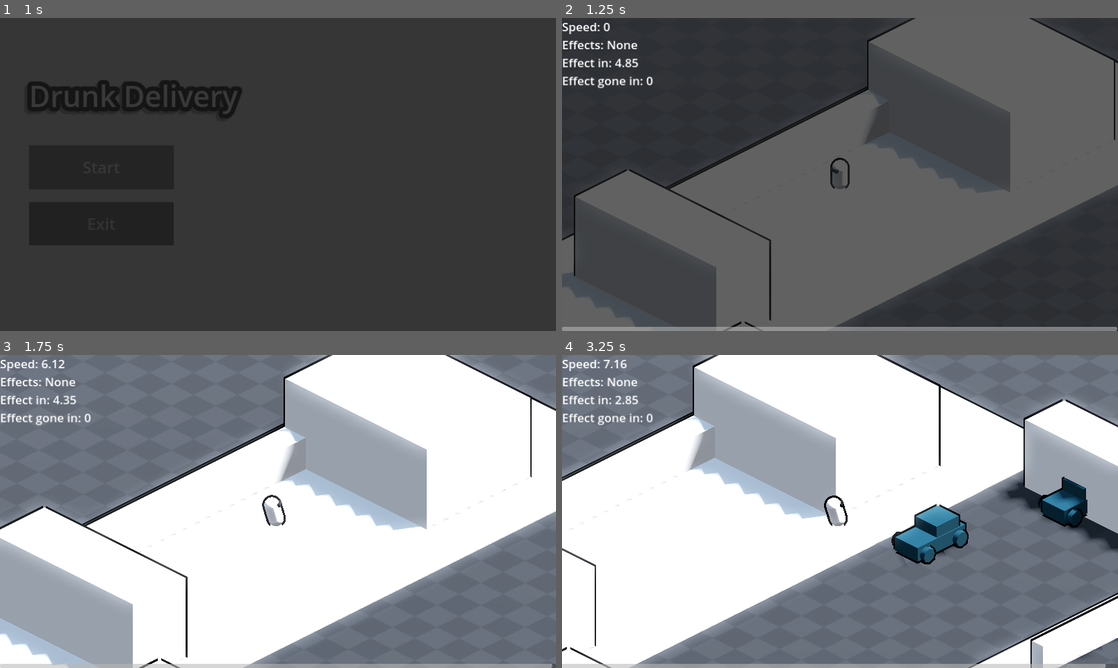
Above: before the commit, frames 1-4 (two rows, left to right).
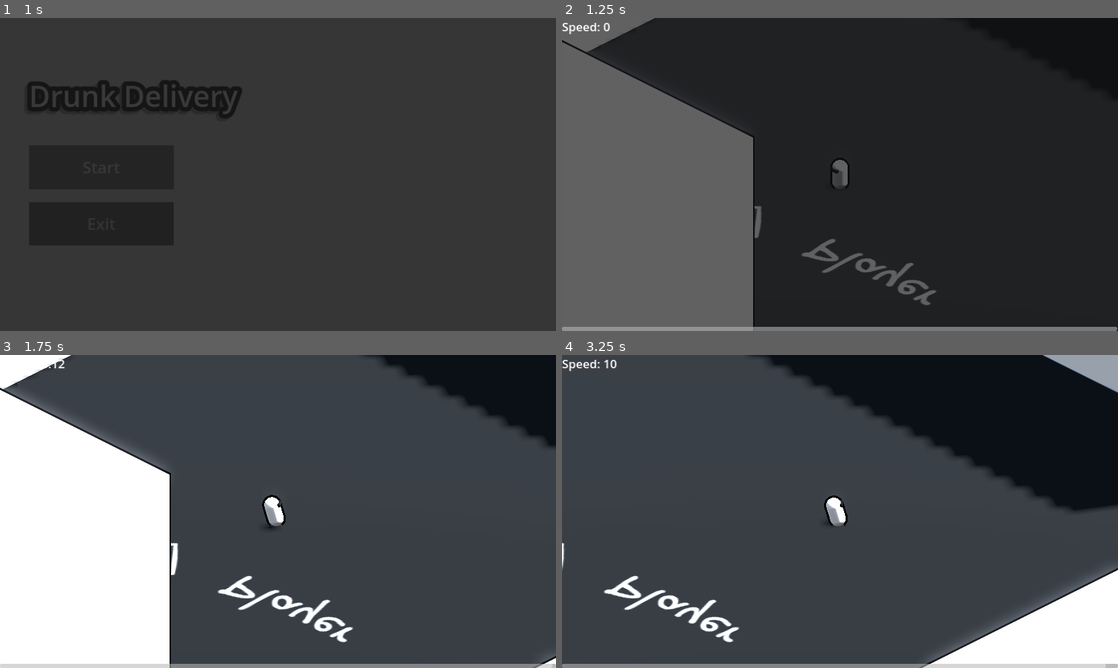
Above: after the commit, the same moments.

Repository: YordanosZt/brackeys-game-jam
Game: Godot game, scene res://UI/main_menu.tscn
Same seed, same stepped clock (60 frames per second), same inputs: the game is played once before the commit and once after it.
Inputs (mouse positions are in pixels of both pictures, inside the frame that each line leads up to):
- Up to frame 1 (1 s): click "Start" at 0.5 s
- Up to frame 2 (1.25 s): no input
- Up to frame 3 (1.75 s): tap Enter at 1.25 s; move the mouse to (400, 495) at 1.27 s; hold D (right) from 1.28 s (still down); tap Backspace at 1.35 s; click (400, 495) at 1.42 s
- Up to frame 4 (3.25 s): release D (right) at 2 s; drag from (728, 527) to (812, 574) at 2.02 s; move the mouse to (895, 442) at 2.77 s; hold D (right) from 2.78 s (still down); tap F at 2.85 s

Frame 1 is identical in both runs. In frame 2, 65% of the frame differs, in the area x 0-100%, y 0-100%; in frame 3, 90%; in frame 4, 95%.

Commit message:
Add level graybox and buttons to pause menu

Diff:
--- a/Entities/Player/player.gd
+++ b/Entities/Player/player.gd
@@ -7,7 +7,7 @@
 var random_effects_count: int = 3
 var rand_effect_idx: int = 0
 var has_effect: bool = false
-var allow_effect: bool = true
+@export var allow_effect: bool = true
 
 var input_dir: Vector2
 var direction: Vector2
--- a/Entities/Player/player.tscn
+++ b/Entities/Player/player.tscn
@@ -31,7 +31,7 @@
 transform = Transform3D(0.707107, -0.353553, 0.612372, 0, 0.866026, 0.5, -0.707107, -0.353553, 0.612372, 0, 1, 0)
 
 [node name="Camera3D" type="Camera3D" parent="CameraPivot"]
-transform = Transform3D(1, 0, 0, 0, 1, 0, 0, 0, 1, 0, 0, 50)
+transform = Transform3D(1, 0, 0, 0, 1, 0, 0, 0, 1, 0, 0, 100)
 projection = 1
 size = 20.0
 near = 0.001
--- a/Scenes/level.gd
+++ b/Scenes/level.gd
@@ -1,7 +1,4 @@
 extends Node3D
-
-var is_paused: bool = false
-@onready var pause_menu: PanelContainer = %PauseMenu
 
 @export var max_time: float = 100.0
 @onready var current_time: float = max_time
@@ -11,17 +8,10 @@
 	time_bar.value = (current_time / max_time) * 100.0
 
 func _process(delta: float) -> void:
-	handle_pause()
 	handle_restart()
 
 	if current_time > 0:
 		handle_time_pressure(delta)
-
-func handle_pause() -> void:
-	if Input.is_action_just_pressed("pause"):
-		is_paused = !is_paused
-		Engine.time_scale = 0 if is_paused else 1
-		pause_menu.visible = is_paused
 
 func handle_restart() -> void:
 	if Input.is_action_just_pressed("restart"):
--- a/Scenes/world.tscn
+++ b/Scenes/world.tscn
@@ -1,10 +1,11 @@
-[gd_scene load_steps=28 format=3 uid="uid://depptuwko0flo"]
+[gd_scene load_steps=32 format=3 uid="uid://depptuwko0flo"]
 
 [ext_resource type="Script" path="res://Scenes/level.gd" id="1_118dv"]
 [ext_resource type="Texture2D" uid="uid://ck5ilcyatnqww" path="res://Assets/Textures/Prototype/Dark/texture_09.png" id="1_vxdwd"]
 [ext_resource type="PackedScene" uid="uid://lucm30hvu5ua" path="res://Entities/Player/player.tscn" id="2_awfes"]
 [ext_resource type="Texture2D" uid="uid://yaffm40y2efa" path="res://Assets/Textures/Prototype/Orange/texture_06.png" id="3_lmven"]
 [ext_resource type="PackedScene" uid="uid://brb6rjd4g0cng" path="res://Reusables/Item/delivery_item.tscn" id="4_a2wja"]
+[ext_resource type="Texture2D" uid="uid://bf4sow5ssn87n" path="res://Assets/Brackey's Game Jam.png" id="4_wlnsc"]
 [ext_resource type="PackedScene" uid="uid://cnu1ovuvexvsk" path="res://Reusables/Triggers/delivery_place.tscn" id="5_jyu0a"]
 [ext_resource type="Material" uid="uid://bg8mb72pem86x" path="res://Shaders/perfect_outline.tres" id="5_lf8yg"]
 [ext_resource type="PackedScene" uid="uid://cv1htmqwp4c0" path="res://Entities/Obstacles/Crowd/crowd.tscn" id="7_v5sha"]
@@ -12,6 +13,7 @@
 [ext_resource type="PackedScene" uid="uid://ba4o2w5oylmo3" path="res://Entities/Obstacles/Car/car.tscn" id="9_0q6y6"]
 [ext_resource type="PackedScene" uid="uid://lkuvduowuktr" path="res://Entities/Obstacles/Dog/dog.tscn" id="10_ytiwx"]
 [ext_resource type="PackedScene" uid="uid://ch6teikhi35gc" path="res://Entities/Obstacles/Puddle/slippery_puddle.tscn" id="11_ywml3"]
+[ext_resource type="PackedScene" uid="uid://cfgmbestrkei0" path="res://UI/pause_menu.tscn" id="14_gnshr"]
 
 [sub_resource type="ProceduralSkyMaterial" id="ProceduralSkyMaterial_6uwx3"]
 sky_horizon_color = Color(0.64625, 0.65575, 0.67075, 1)
@@ -34,6 +36,9 @@
 [sub_resource type="BoxShape3D" id="BoxShape3D_3lv8g"]
 size = Vector3(500, 1, 500)
 
+[sub_resource type="StandardMaterial3D" id="StandardMaterial3D_fjsos"]
+albedo_texture = ExtResource("4_wlnsc")
+
 [sub_resource type="StandardMaterial3D" id="StandardMaterial3D_wajtr"]
 next_pass = ExtResource("5_lf8yg")
 albedo_texture = ExtResource("3_lmven")
@@ -53,6 +58,13 @@
 
 [sub_resource type="StandardMaterial3D" id="StandardMaterial3D_1owo8"]
 next_pass = ExtResource("5_lf8yg")
+
+[sub_resource type="Curve3D" id="Curve3D_70t38"]
+_data = {
+"points": PackedVector3Array(0, 0, 0, 0, 0, 0, -0.109234, 0, -16.4945, 0, 0, 0, 0, 0, 0, -0.327705, 0, 15.9483, 0, 0, 0, 0, 0, 0, 16.1668, 0, 16.0575, 0, 0, 0, 0, 0, 0, 15.8391, 0, -16.276, 0, 0, 0, 0, 0, 0, -0.109234, 0, -16.4945),
+"tilts": PackedFloat32Array(0, 0, 0, 0, 0)
+}
+point_count = 5
 
 [sub_resource type="Animation" id="Animation_d5txk"]
 length = 0.001
@@ -116,12 +128,8 @@
 "fadeout": SubResource("Animation_08yc4")
 }
 
-[sub_resource type="Curve3D" id="Curve3D_70t38"]
-_data = {
-"points": PackedVector3Array(0, 0, 0, 0, 0, 0, -0.109234, 0, -16.4945, 0, 0, 0, 0, 0, 0, -0.327705, 0, 15.9483, 0, 0, 0, 0, 0, 0, 16.1668, 0, 16.0575, 0, 0, 0, 0, 0, 0, 15.8391, 0, -16.276, 0, 0, 0, 0, 0, 0, -0.109234, 0, -16.4945),
-"tilts": PackedFloat32Array(0, 0, 0, 0, 0)
-}
-point_count = 5
+[sub_resource type="StandardMaterial3D" id="StandardMaterial3D_npgw5"]
+next_pass = ExtResource("5_lf8yg")
 
 [node name="World" type="Node3D"]
 script = ExtResource("1_118dv")
@@ -134,18 +142,28 @@
 shadow_enabled = true
 
 [node name="Player" parent="." instance=ExtResource("2_awfes")]
-transform = Transform3D(1, 0, 0, 0, 1, 0, 0, 0, 1, -9.31482, 0.445016, -3.00269)
+transform = Transform3D(1, 0, 0, 0, 1, 0, 0, 0, 1, -80.6921, 0.445016, 161.63)
+allow_effect = false
 
 [node name="Env" type="Node3D" parent="."]
+metadata/_edit_lock_ = true
+metadata/_edit_group_ = true
 
 [node name="Ground" type="CSGBox3D" parent="Env"]
-size = Vector3(500, 1, 500)
+transform = Transform3D(1, 0, 0, 0, 1, 0, 0, 0, 1, 45.9332, 0, 20.3156)
+size = Vector3(135, 1, 105)
 material = SubResource("StandardMaterial3D_a13nc")
 
 [node name="StaticBody3D" type="StaticBody3D" parent="Env/Ground"]
 
 [node name="CollisionShape3D" type="CollisionShape3D" parent="Env/Ground/StaticBody3D"]
 shape = SubResource("BoxShape3D_3lv8g")
+
+[node name="Ground2" type="CSGBox3D" parent="Env"]
+transform = Transform3D(-4.37114e-08, 0, -1, 0, 1, 0, 1, 0, -4.37114e-08, 106.72, 0, 161.393)
+material_override = SubResource("StandardMaterial3D_fjsos")
+size = Vector3(138.326, 1, 500)
+material = SubResource("StandardMaterial3D_a13nc")
 
 [node name="Block" type="CSGBox3D" parent="Env"]
 transform = Transform3D(1, 0, 0, 0, 1, 0, 0, 0, 1, 59.6052, 3, 1.65956)
@@ -324,6 +342,23 @@
 material_override = SubResource("StandardMaterial3D_1owo8")
 use_collision = true
 size = Vector3(1, 3.12549, 18.9087)
+
+[node name="CarSpawner" parent="Env" instance=ExtResource("8_2xre1")]
+transform = Transform3D(1, 0, 0, 0, 1, 0, 0, 0, 1, 9.51642, 0, 0)
+spawn_item = ExtResource("9_0q6y6")
+
+[node name="Dog" parent="Env" node_paths=PackedStringArray("path") instance=ExtResource("10_ytiwx")]
+transform = Transform3D(1, 0, 0, 0, 1, 0, 0, 0, 1, 50.3276, 1, 6.61414)
+path = NodePath("Path3D/PathFollow3D")
+
+[node name="Path3D" type="Path3D" parent="Env/Dog"]
+curve = SubResource("Curve3D_70t38")
+
+[node name="PathFollow3D" type="PathFollow3D" parent="Env/Dog/Path3D"]
+transform = Transform3D(-0.999977, 0, 0.00673399, 0, 1, 0, -0.00673399, 0, -0.999977, -0.109234, 0, -16.4945)
+
+[node name="SlipperyPuddle" parent="Env" instance=ExtResource("11_ywml3")]
+transform = Transform3D(1, 0, 0, 0, 1, 0, 0, 0, 1, 56.5676, 0.341675, 37.8175)
 
 [node name="CanvasLayer" type="CanvasLayer" parent="."]
 
@@ -341,23 +376,7 @@
 }
 autoplay = "fadeout"
 
-[node name="PauseMenu" type="PanelContainer" parent="CanvasLayer"]
-unique_name_in_owner = true
-visible = false
-anchors_preset = 15
-anchor_right = 1.0
-anchor_bottom = 1.0
-grow_horizontal = 2
-grow_vertical = 2
-
-[node name="CenterContainer" type="CenterContainer" parent="CanvasLayer/PauseMenu"]
-layout_mode = 2
-
-[node name="Label" type="Label" parent="CanvasLayer/PauseMenu/CenterContainer"]
-layout_mode = 2
-theme_override_constants/outline_size = 120
-theme_override_font_sizes/font_size = 141
-text = "Game Paused!"
+[node name="PauseMenu" parent="CanvasLayer" instance=ExtResource("14_gnshr")]
 
 [node name="HBoxContainer" type="HBoxContainer" parent="CanvasLayer"]
 anchors_preset = 12
@@ -375,19 +394,224 @@
 size_flags_horizontal = 3
 show_percentage = false
 
-[node name="CarSpawner" parent="." instance=ExtResource("8_2xre1")]
-transform = Transform3D(1, 0, 0, 0, 1, 0, 0, 0, 1, 9.51642, 0, 0)
-spawn_item = ExtResource("9_0q6y6")
-
-[node name="Dog" parent="." node_paths=PackedStringArray("path") instance=ExtResource("10_ytiwx")]
-transform = Transform3D(1, 0, 0, 0, 1, 0, 0, 0, 1, 50.3276, 1, 6.61414)
-path = NodePath("Path3D/PathFollow3D")
-
-[node name="Path3D" type="Path3D" parent="Dog"]
-curve = SubResource("Curve3D_70t38")
-
-[node name="PathFollow3D" type="PathFollow3D" parent="Dog/Path3D"]
-transform = Transform3D(-0.999977, 0, 0.00673399, 0, 1, 0, -0.00673399, 0, -0.999977, -0.109234, 0, -16.4945)
-
-[node name="SlipperyPuddle" parent="." instance=ExtResource("11_ywml3")]
-transform = Transform3D(1, 0, 0, 0, 1, 0, 0, 0, 1, 56.5676, 0.341675, 37.8175)
+[node name="CSGBox3D" type="CSGBox3D" parent="."]
+transform = Transform3D(1, 0, 0, 0, 1, 0, 0, 0, 1, -79.8971, 13.9125, 212.191)
+material_override = SubResource("StandardMaterial3D_npgw5")
+use_collision = true
+size = Vector3(49.6494, 28.825, 34.1989)
+
+[node name="CSGBox3D2" type="CSGBox3D" parent="."]
+transform = Transform3D(1, 0, 0, 0, 1, 0, 0, 0, 1, -79.8971, 13.9125, 110.92)
+material_override = SubResource("StandardMaterial3D_npgw5")
+use_collision = true
+size = Vector3(49.6494, 28.825, 34.1989)
+
+[node name="CSGBox3D3" type="CSGBox3D" parent="."]
+transform = Transform3D(1, 0, 0, 0, 1, 0, 0, 0, 1, -123.678, 13.9125, 161.685)
+material_override = SubResource("StandardMaterial3D_npgw5")
+use_collision = true
+size = Vector3(38.4922, 28.825, 68.4684)
+
+[node name="CSGBox3D4" type="CSGBox3D" parent="."]
+transform = Transform3D(1, 0, 0, 0, 1, 0, 0, 0, 1, -48.9702, 0.172884, 161.491)
+material_override = SubResource("StandardMaterial3D_npgw5")
+use_collision = true
+size = Vector3(11.8983, 1, 136.332)
+
+[node name="CSGBox3D5" type="CSGBox3D" parent="."]
+transform = Transform3D(1, 0, 0, 0, 1, 0, 0, 0, 1, -1.62921, 0.172884, 161.491)
+material_override = SubResource("StandardMaterial3D_npgw5")
+use_collision = true
+size = Vector3(11.8983, 1, 136.332)
+
+[node name="CSGBox3D6" type="CSGBox3D" parent="."]
+transform = Transform3D(1, 0, 0, 0, 1, 0, 0, 0, 1, 5.07592, 1.65228, 176.784)
+material_override = SubResource("StandardMaterial3D_npgw5")
+use_collision = true
+size = Vector3(1.51062, 4.30457, 105.958)
+
+[node name="CSGBox3D33" type="CSGBox3D" parent="."]
+transform = Transform3D(1, 0, 0, 0, 1, 0, 0, 0, 1, 356.253, 1.65228, 161.129)
+material_override = SubResource("StandardMaterial3D_npgw5")
+use_collision = true
+size = Vector3(1.51062, 4.30457, 137.268)
+
+[node name="CSGBox3D34" type="CSGBox3D" parent="."]
+transform = Transform3D(-4.37114e-08, 0, -1, 0, 1, 0, 1, 0, -4.37114e-08, 180.497, 1.65228, 92.3715)
+material_override = SubResource("StandardMaterial3D_npgw5")
+use_collision = true
+size = Vector3(1.51062, 4.30457, 352.182)
+
+[node name="CSGBox3D35" type="CSGBox3D" parent="."]
+transform = Transform3D(-4.37114e-08, 0, -1, 0, 1, 0, 1, 0, -4.37114e-08, 180.497, 1.65228, 229.908)
+material_override = SubResource("StandardMaterial3D_npgw5")
+use_collision = true
+size = Vector3(1.51062, 4.30457, 352.182)
+
+[node name="CSGBox3D7" type="CSGBox3D" parent="."]
+transform = Transform3D(1, 0, 0, 0, 1, 0, 0, 0, 1, 5.07592, 1.65228, 97.2337)
+material_override = SubResource("StandardMaterial3D_npgw5")
+use_collision = true
+size = Vector3(1.51062, 4.30457, 8.36465)
+
+[node name="CSGBox3D8" type="CSGBox3D" parent="."]
+transform = Transform3D(1, 0, 0, 0, 1, 0, 0, 0, 1, 27.5624, 4.91983, 109.178)
+material_override = SubResource("StandardMaterial3D_npgw5")
+use_collision = true
+size = Vector3(1.51062, 10.8397, 6.62569)
+
+[node name="CSGBox3D9" type="CSGBox3D" parent="."]
+transform = Transform3D(1, 0, 0, 0, 1, 0, 0, 0, 1, 27.5624, 4.91983, 142.128)
+material_override = SubResource("StandardMaterial3D_npgw5")
+use_collision = true
+size = Vector3(1.51062, 10.8397, 33.0545)
+
+[node name="CSGBox3D10" type="CSGBox3D" parent="."]
+transform = Transform3D(1, 0, 0, 0, 1, 0, 0, 0, 1, 113.88, 4.91983, 132.341)
+material_override = SubResource("StandardMaterial3D_npgw5")
+use_collision = true
+size = Vector3(1.51062, 10.8397, 52.6279)
+
+[node name="CSGBox3D11" type="CSGBox3D" parent="."]
+transform = Transform3D(-4.37114e-08, 0, -1, 0, 1, 0, 1, 0, -4.37114e-08, 70.7162, 4.91983, 105.628)
+material_override = SubResource("StandardMaterial3D_npgw5")
+use_collision = true
+size = Vector3(1.51062, 10.8397, 86.7065)
+
+[node name="CSGBox3D12" type="CSGBox3D" parent="."]
+transform = Transform3D(-4.37114e-08, 0, -1, 0, 1, 0, 1, 0, -4.37114e-08, 60.3558, 4.91983, 158.455)
+material_override = SubResource("StandardMaterial3D_npgw5")
+use_collision = true
+size = Vector3(1.51062, 10.8397, 65.9856)
+
+[node name="CSGBox3D13" type="CSGBox3D" parent="."]
+transform = Transform3D(-4.37114e-08, 0, -1, 0, 1, 0, 1, 0, -4.37114e-08, 110.754, 4.91983, 158.455)
+material_override = SubResource("StandardMaterial3D_npgw5")
+use_collision = true
+size = Vector3(1.51062, 10.8397, 7.47973)
+
+[node name="CSGBox3D14" type="CSGBox3D" parent="."]
+transform = Transform3D(-4.37114e-08, 0, -1, 0, 1, 0, 1, 0, -4.37114e-08, 206.859, 4.91983, 182.527)
+material_override = SubResource("StandardMaterial3D_npgw5")
+use_collision = true
+size = Vector3(10.1822, 10.8397, 16.2902)
+
+[node name="CSGBox3D32" type="CSGBox3D" parent="."]
+transform = Transform3D(-4.37114e-08, 0, -1, 0, 1, 0, 1, 0, -4.37114e-08, 174.238, 4.91983, 110.371)
+material_override = SubResource("StandardMaterial3D_npgw5")
+use_collision = true
+size = Vector3(21.8495, 10.8397, 11.8745)
+
+[node name="CSGBox3D15" type="CSGBox3D" parent="."]
+transform = Transform3D(-4.37114e-08, 0, -1, 0, 1, 0, 1, 0, -4.37114e-08, 225.511, 4.91983, 182.527)
+material_override = SubResource("StandardMaterial3D_npgw5")
+use_collision = true
+size = Vector3(10.1822, 10.8397, 16.2902)
+
+[node name="CSGBox3D16" type="CSGBox3D" parent="."]
+transform = Transform3D(-4.37114e-08, 0, -1, 0, 1, 0, 1, 0, -4.37114e-08, 244.994, 4.91983, 182.527)
+material_override = SubResource("StandardMaterial3D_npgw5")
+use_collision = true
+size = Vector3(10.1822, 10.8397, 16.2902)
+
+[node name="CSGBox3D17" type="CSGBox3D" parent="."]
+transform = Transform3D(-4.37114e-08, 0, -1, 0, 1, 0, 1, 0, -4.37114e-08, 264.2, 4.91983, 182.527)
+material_override = SubResource("StandardMaterial3D_npgw5")
+use_collision = true
+size = Vector3(10.1822, 10.8397, 16.2902)
+
+[node name="CSGBox3D18" type="CSGBox3D" parent="."]
+transform = Transform3D(-4.37114e-08, 0, -1, 0, 1, 0, 1, 0, -4.37114e-08, 283.537, 4.91983, 182.527)
+material_override = SubResource("StandardMaterial3D_npgw5")
+use_collision = true
+size = Vector3(10.1822, 10.8397, 16.2902)
+
+[node name="CSGBox3D19" type="CSGBox3D" parent="."]
+transform = Transform3D(-4.37114e-08, 0, -1, 0, 1, 0, 1, 0, -4.37114e-08, 303.073, 4.91983, 182.527)
+material_override = SubResource("StandardMaterial3D_npgw5")
+use_collision = true
+size = Vector3(10.1822, 10.8397, 16.2902)
+
+[node name="CSGBox3D20" type="CSGBox3D" parent="."]
+transform = Transform3D(-4.37114e-08, 0, -1, 0, 1, 0, 1, 0, -4.37114e-08, 206.859, 4.91983, 221.798)
+material_override = SubResource("StandardMaterial3D_npgw5")
+use_collision = true
+size = Vector3(10.1822, 10.8397, 16.2902)
+
+[node name="CSGBox3D30" type="CSGBox3D" parent="."]
+transform = Transform3D(-4.37114e-08, 0, -1, 0, 1, 0, 1, 0, -4.37114e-08, 147.837, 4.91983, 214.112)
+material_override = SubResource("StandardMaterial3D_npgw5")
+use_collision = true
+size = Vector3(25.5545, 10.8397, 25.4312)
+
+[node name="CSGBox3D31" type="CSGBox3D" parent="."]
+transform = Transform3D(-4.37114e-08, 0, -1, 0, 1, 0, 1, 0, -4.37114e-08, 297.726, 4.91983, 160.465)
+material_override = SubResource("StandardMaterial3D_npgw5")
+use_collision = true
+size = Vector3(25.5545, 10.8397, 25.4312)
+
+[node name="CSGBox3D21" type="CSGBox3D" parent="."]
+transform = Transform3D(-4.37114e-08, 0, -1, 0, 1, 0, 1, 0, -4.37114e-08, 225.511, 4.91983, 221.798)
+material_override = SubResource("StandardMaterial3D_npgw5")
+use_collision = true
+size = Vector3(10.1822, 10.8397, 16.2902)
+
+[node name="CSGBox3D22" type="CSGBox3D" parent="."]
+transform = Transform3D(-4.37114e-08, 0, -1, 0, 1, 0, 1, 0, -4.37114e-08, 244.994, 4.91983, 221.798)
+material_override = SubResource("StandardMaterial3D_npgw5")
+use_collision = true
+size = Vector3(10.1822, 10.8397, 16.2902)
+
+[node name="CSGBox3D23" type="CSGBox3D" parent="."]
+transform = Transform3D(-4.37114e-08, 0, -1, 0, 1, 0, 1, 0, -4.37114e-08, 264.2, 4.91983, 221.798)
+material_override = SubResource("StandardMaterial3D_npgw5")
+use_collision = true
+size = Vector3(10.1822, 10.8397, 16.2902)
+
+[node name="CSGBox3D24" type="CSGBox3D" parent="."]
+transform = Transform3D(-4.37114e-08, 0, -1, 0, 1, 0, 1, 0, -4.37114e-08, 283.537, 4.91983, 221.798)
+material_override = SubResource("StandardMaterial3D_npgw5")
+use_collision = true
+size = Vector3(10.1822, 10.8397, 16.2902)
+
+[node name="CSGBox3D25" type="CSGBox3D" parent="."]
+transform = Transform3D(-4.37114e-08, 0, -1, 0, 1, 0, 1, 0, -4.37114e-08, 301.877, 4.91983, 221.798)
+material_override = SubResource("StandardMaterial3D_npgw5")
+use_collision = true
+size = Vector3(10.1822, 10.8397, 16.2902)
+
+[node name="CSGBox3D26" type="CSGBox3D" parent="."]
+transform = Transform3D(-4.37114e-08, 0, -1, 0, 1, 0, 1, 0, -4.37114e-08, 321.811, 4.91983, 221.798)
+material_override = SubResource("StandardMaterial3D_npgw5")
+use_collision = true
+size = Vector3(10.1822, 10.8397, 16.2902)
+
+[node name="CSGBox3D27" type="CSGBox3D" parent="."]
+transform = Transform3D(-4.37114e-08, 0, -1, 0, 1, 0, 1, 0, -4.37114e-08, 340.151, 4.91983, 221.798)
+material_override = SubResource("StandardMaterial3D_npgw5")
+use_collision = true
+size = Vector3(10.1822, 10.8397, 16.2902)
+
+[node name="CSGBox3D28" type="CSGBox3D" parent="."]
+transform = Transform3D(-1, 0, 8.74228e-08, 0, 1, 0, -8.74228e-08, 0, -1, 344.338, 4.91983, 205.452)
+material_override = SubResource("StandardMaterial3D_npgw5")
+use_collision = true
+size = Vector3(10.1822, 10.8397, 16.2902)
+
+[node name="CSGBox3D29" type="CSGBox3D" parent="."]
+transform = Transform3D(-1, 0, 8.74228e-08, 0, 1, 0, -8.74228e-08, 0, -1, 344.338, 4.91983, 183.922)
+material_override = SubResource("StandardMaterial3D_npgw5")
+use_collision = true
+size = Vector3(10.1822, 10.8397, 16.2902)
+
+[node name="CSGCylinder3D" type="CSGCylinder3D" parent="."]
+transform = Transform3D(1, 0, 0, 0, 1, 0, 0, 0, 1, 327.358, 1.34579, 124.675)
+material_override = SubResource("StandardMaterial3D_npgw5")
+use_collision = true
+radius = 8.66846
+
+[node name="CSGCylinder3D2" type="CSGCylinder3D" parent="."]
+transform = Transform3D(1, 0, 0, 0, 1, 0, 0, 0, 1, 327.358, 2.61241, 124.675)
+material_override = SubResource("StandardMaterial3D_npgw5")
+use_collision = true
+radius = 5.18527
--- /dev/null
+++ b/UI/pause_menu.gd
@@ -0,0 +1,23 @@
+extends Control
+
+var is_paused: bool = false
+
+func _ready() -> void:
+	visible = is_paused
+
+func _process(delta: float) -> void:
+	handle_pause()
+
+func handle_pause() -> void:
+	if Input.is_action_just_pressed("pause"):
+		is_paused = !is_paused
+		Engine.time_scale = 0 if is_paused else 1
+		visible = is_paused
+
+
+func _on_main_menu_btn_pressed() -> void:
+	get_tree().change_scene_to_file("res://UI/main_menu.tscn")
+
+
+func _on_exit_btn_pressed() -> void:
+	get_tree().quit()
--- /dev/null
+++ b/UI/pause_menu.tscn
@@ -0,0 +1,45 @@
+[gd_scene load_steps=2 format=3 uid="uid://cfgmbestrkei0"]
+
+[ext_resource type="Script" path="res://UI/pause_menu.gd" id="1_3qaxe"]
+
+[node name="PauseMenu" type="PanelContainer"]
+visible = false
+anchors_preset = 15
+anchor_right = 1.0
+anchor_bottom = 1.0
+grow_horizontal = 2
+grow_vertical = 2
+script = ExtResource("1_3qaxe")
+
+[node name="CenterContainer" type="CenterContainer" parent="."]
+layout_mode = 2
+
+[node name="VBoxContainer" type="VBoxContainer" parent="CenterContainer"]
+layout_mode = 2
+theme_override_constants/separation = 100
+
+[node name="Label" type="Label" parent="CenterContainer/VBoxContainer"]
+layout_mode = 2
+theme_override_constants/outline_size = 120
+theme_override_font_sizes/font_size = 141
+text = "Game Paused!"
+
+[node name="VBoxContainer" type="VBoxContainer" parent="CenterContainer/VBoxContainer"]
+layout_mode = 2
+theme_override_constants/separation = 25
+
+[node name="MainMenuBtn" type="Button" parent="CenterContainer/VBoxContainer/VBoxContainer"]
+custom_minimum_size = Vector2(0, 150)
+layout_mode = 2
+theme_override_font_sizes/font_size = 64
+text = "Main Menu
+"
+
+[node name="ExitBtn" type="Button" parent="CenterContainer/VBoxContainer/VBoxContainer"]
+custom_minimum_size = Vector2(0, 150)
+layout_mode = 2
+theme_override_font_sizes/font_size = 64
+text = "Exit Game"
+
+[connection signal="pressed" from="CenterContainer/VBoxContainer/VBoxContainer/MainMenuBtn" to="." method="_on_main_menu_btn_pressed"]
+[connection signal="pressed" from="CenterContainer/VBoxContainer/VBoxContainer/ExitBtn" to="." method="_on_exit_btn_pressed"]
--- a/project.godot
+++ b/project.godot
@@ -65,7 +65,8 @@
 }
 restart={
 "deadzone": 0.5,
-"events": []
+"events": [Object(InputEventKey,"resource_local_to_scene":false,"resource_name":"","device":-1,"window_id":0,"alt_pressed":false,"shift_pressed":false,"ctrl_pressed":false,"meta_pressed":false,"pressed":false,"keycode":0,"physical_keycode":82,"key_label":0,"unicode":114,"location":0,"echo":false,"script":null)
+]
 }
 
 [layer_names]
Binary file added: Assets/Brackey's Game Jam.png
Not shown, added: Assets/Brackey's Game Jam.png.import
